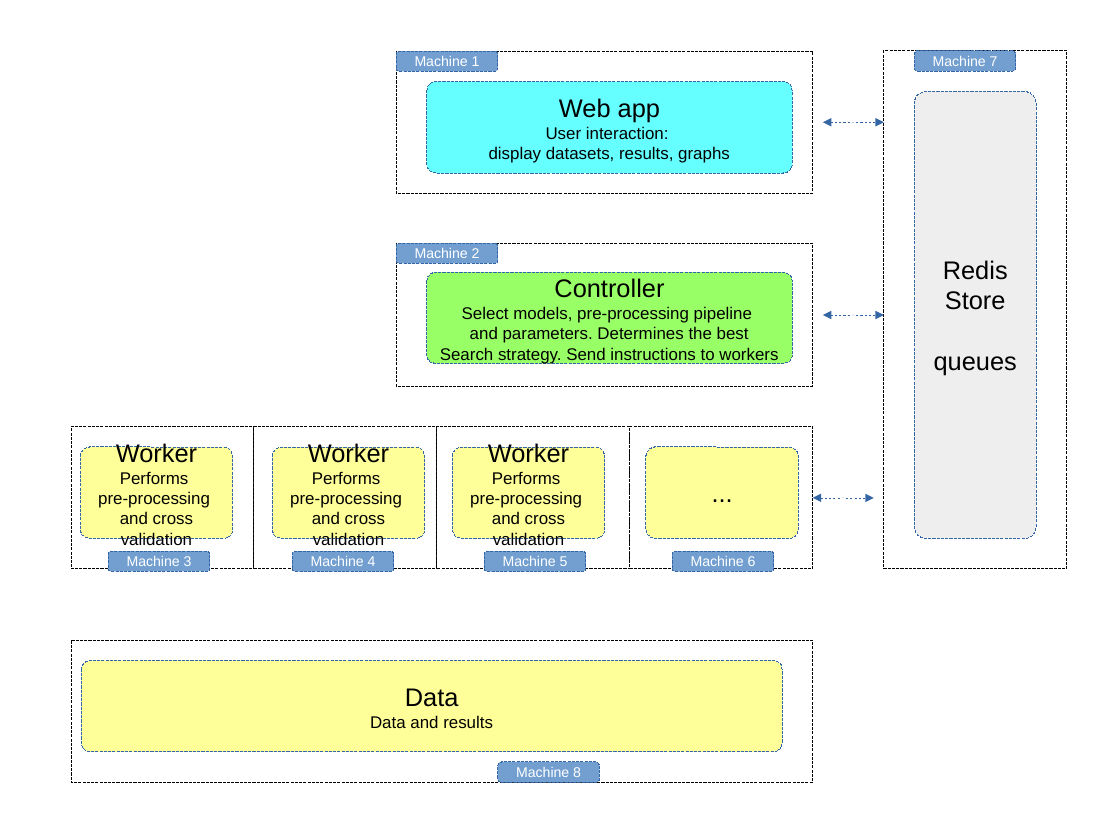
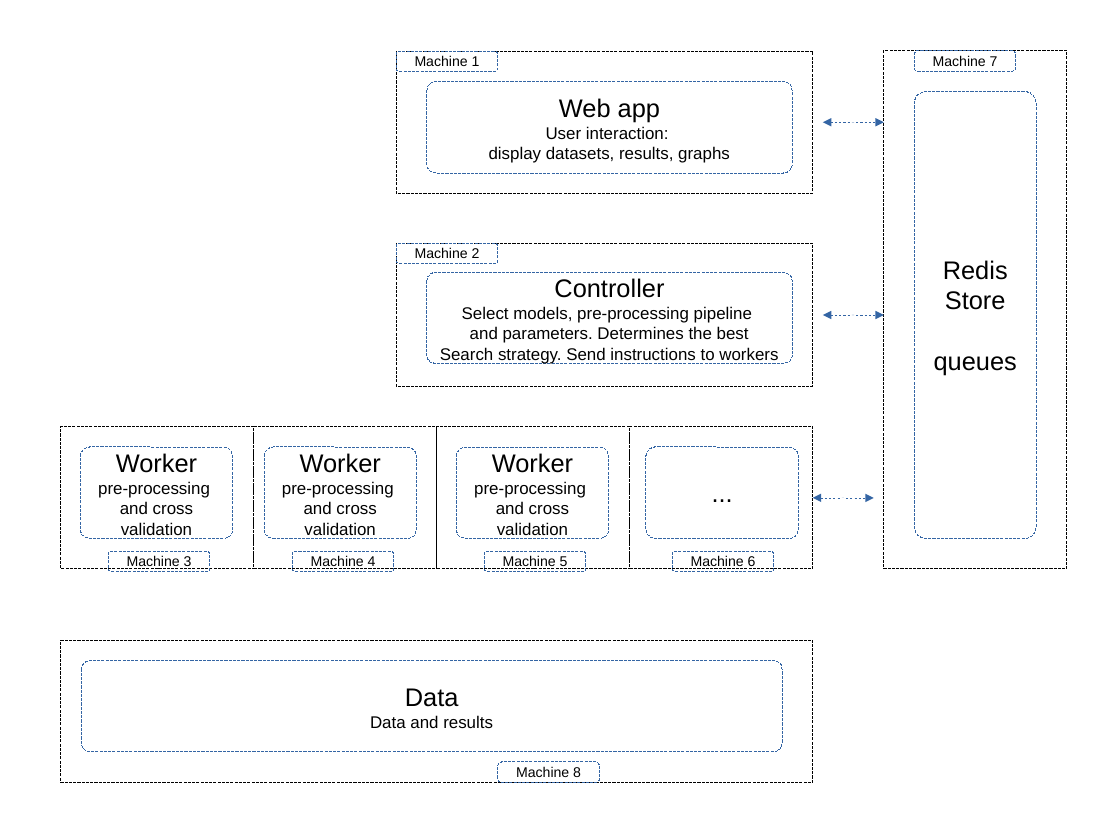
Before and after one commit to pierre-chaville/automlk, a slide deck: slide 1 of docs/img/architecture.odp. Drawn at 1120x840 pixels with LibreOffice and Linux fonts; fonts in the diff are those of the drawing. Boxes give left, top, right and bottom in pixels: in the first picture for what was removed or moved away, otherwise in the second. Text is boxed around its words. In the diff, an @@ line names an element or a change of style, - is before the commit and + after.

```diff
--- a/docs/img/architecture.odp
+++ b/docs/img/architecture.odp
@@ rounded rectangle "Web app" at box(427, 81, 793, 173): fill #66FFFF to none @@
@@ text in rectangle at box(546, 111, 663, 137): text removed @@
-Machine 1
@@ freeform shape "Redis" at box(915, 91, 1037, 539): fill #EEEEEE to none @@
@@ rounded rectangle "Controller" at box(427, 272, 793, 364): fill #99FF66 to none @@
@@ rectangle: place and size @@
-rectangle at box(71, 427, 254, 569)
+rectangle at box(61, 427, 254, 569)
@@ fill #FFFF99 to none in 5 elements at box(80, 447, 233, 539), box(646, 447, 799, 539), box(81, 661, 783, 752), box(456, 447, 609, 539), box(264, 447, 417, 539) @@
@@ rounded rectangle "Worker": place and size @@
-rounded rectangle "Worker" at box(272, 447, 425, 539)
+rounded rectangle "Worker" at box(264, 447, 417, 539)
@@ rounded rectangle "Worker": place and size @@
-rounded rectangle "Worker" at box(452, 447, 605, 539)
+rounded rectangle "Worker" at box(456, 447, 609, 539)
@@ text in rounded rectangle at box(120, 471, 189, 484): paragraph removed @@
-Performs
@@ text in rounded rectangle at box(312, 471, 381, 484): paragraph removed @@
-Performs
@@ text in rounded rectangle at box(492, 471, 561, 484): paragraph removed @@
-Performs
@@ fill #FFFFFF to none in 8 elements at box(884, 51, 1067, 569), box(254, 427, 437, 569), box(437, 427, 630, 569), box(630, 427, 813, 569), box(396, 244, 813, 386), box(61, 427, 254, 569), box(396, 51, 813, 193), box(61, 640, 813, 783) @@
@@ rectangle: place and size @@
-rectangle at box(71, 640, 813, 783)
+rectangle at box(61, 640, 813, 783)
@@ text colour #FFFFFF to #000000; fill #729FCF to none in 8 elements at box(396, 51, 498, 71), box(396, 243, 498, 263), box(109, 551, 210, 571), box(293, 552, 394, 572), box(485, 552, 586, 572), box(673, 552, 774, 572), box(915, 51, 1016, 71), box(498, 762, 600, 783) @@
```
Also in this commit, not shown: 34 other files.
